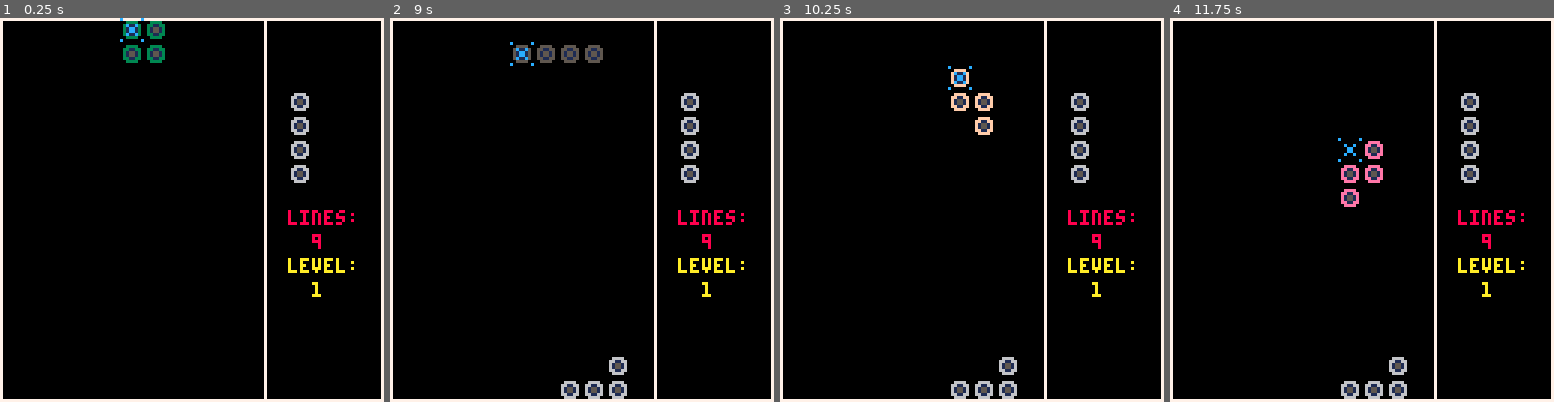
Above: before the commit, frames 1-4 (left to right).
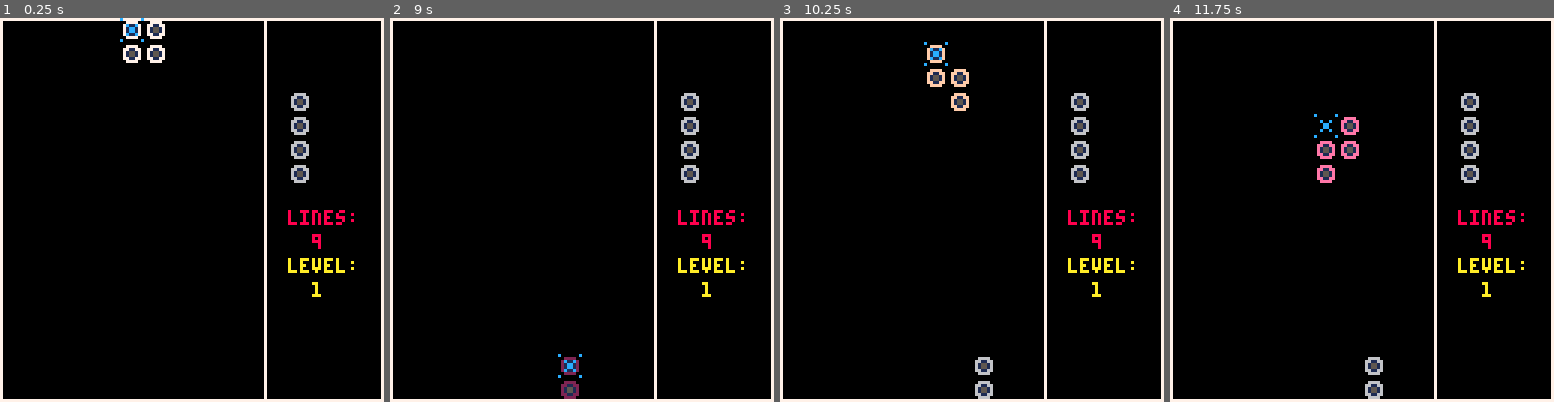
Above: after the commit, the same moments.

Repository: eduszesz/letris
Game: PICO-8 cartridge letris.p8
Two runs of this game, one before a commit and one after it. Both use one fixed random seed, a clock stepped at 60 frames per second and the inputs below.
Inputs:
- Up to frame 1 (0.25 s): no input
- Up to frame 2 (9 s): tap X (X key) at 0.33, 1.07, 1.85, 2.97, 4.08, 5.2, 6.32, 7.43, 8.55 s; tap O (Z key) at 0.7, 1.7, 2.1, 2.5, 2.9, 3.3, 3.7, 4.1, 4.5, 4.9, 5.3, 5.7, 6.1, 6.5, 6.9, 7.3, 7.7, 8.1, 8.5, 8.9 s; hold Right 1.6-2.1 s; hold Up 2.15-2.42 s; hold Right 2.47-3.03 s; hold Left 3.08-3.58 s; hold Down 3.63-3.97 s; hold Right 4.02-4.68 s; hold Up 4.73-5.03 s; hold Left 5.08-5.68 s; hold Down 5.73-6.03 s; hold Right 6.08-6.58 s; hold Right 6.63-7.13 s; hold Up 7.18-7.45 s; hold Right 7.5-8.07 s; hold Left 8.12-8.62 s; hold Down from 8.67 s (still down)
- Up to frame 3 (10.25 s): release Down at 9 s; hold Right 9.05-9.72 s; tap O (Z key) at 9.3, 9.7, 10.1 s; tap X (X key) at 9.67 s; hold Up 9.77-10.07 s; hold Left from 10.12 s (still down)
- Up to frame 4 (11.75 s): tap O (Z key) every 0.4 s from 10.5 to 11.7 s; release Left at 10.72 s; hold Down 10.77-11.07 s; tap X (X key) at 10.78 s; hold Right 11.12-11.62 s

The runs differ from the first frame. In frame 1, 0.5% of the frame differs, in the area x 32-43%, y 0-12%; in frame 2, 1.7%; in frame 3, 1.7%; in frame 4, 2.4%, in the area x 37-62%, y 25-100%.

Commit message:
try to fix sliding piece before freeze

Diff:
--- a/letris.p8
+++ b/letris.p8
@@ -29,7 +29,7 @@
 	p15={{0,1},{1,1},{0,1}}
 	cp={p1,p2,p3,p4,p5,p6,p7,p8,
 		p9,p10,p11,p12,p13,p14,p15}
-	cot={3,4,5,6,7,8,9,10,11,12,13,14,15,15,15}
+	cot={7,14,14,12,11,12,11,10,9,9,10,8,8,8,8}
 	--co=flr(rnd(15)+1)
 	co=cot[cpi]
 	p=cp[cpi]
@@ -52,7 +52,9 @@
 	t+=1
 
 	if t%rt==0 then
-		py+=8
+		if py<120 or (not check_y()) then
+			py+=8
+		end
 	end
 
 	if btn(3) then
@@ -206,24 +208,24 @@
 function fix()
 	local x,y,t=px/8,py/8,0
 	if (he()+py)>120 or check_y() then
-		--ft+=1
-		--if ft==10 then
-		--ft=0
-		for i=1,#p do
-			for j=1,#p[i] do
-				if p[i][j]==1 then
-					sfx(2)
-					local ix,iy=x+j,y+i
-					grid[ix][iy]=1
-				end
-			end
-		end
-		px,py=40,0
-		p=np
-		cpi=flr(rnd(15)+1)
-		np=cp[cpi]
-		co=cot[cpi]
---	end
+		ft+=1
+		if ft==10 then
+			ft=0
+			for i=1,#p do
+				for j=1,#p[i] do
+					if p[i][j]==1 then
+						sfx(2)
+						local ix,iy=x+j,y+i
+						grid[ix][iy]=1
+					end
+				end
+			end
+			px,py=40,0
+			p=np
+			cpi=flr(rnd(15)+1)
+			np=cp[cpi]
+			co=cot[cpi]
+		end
 	end
 end
 
@@ -270,7 +272,7 @@
 				pline+=1
 				explode(0,y)
 				for l=1,11 do
-					for m=16,1,-1 do
+					for m=y,1,-1 do
 						grid[l][m]=grid[l][m-1]
 					end
 				end
